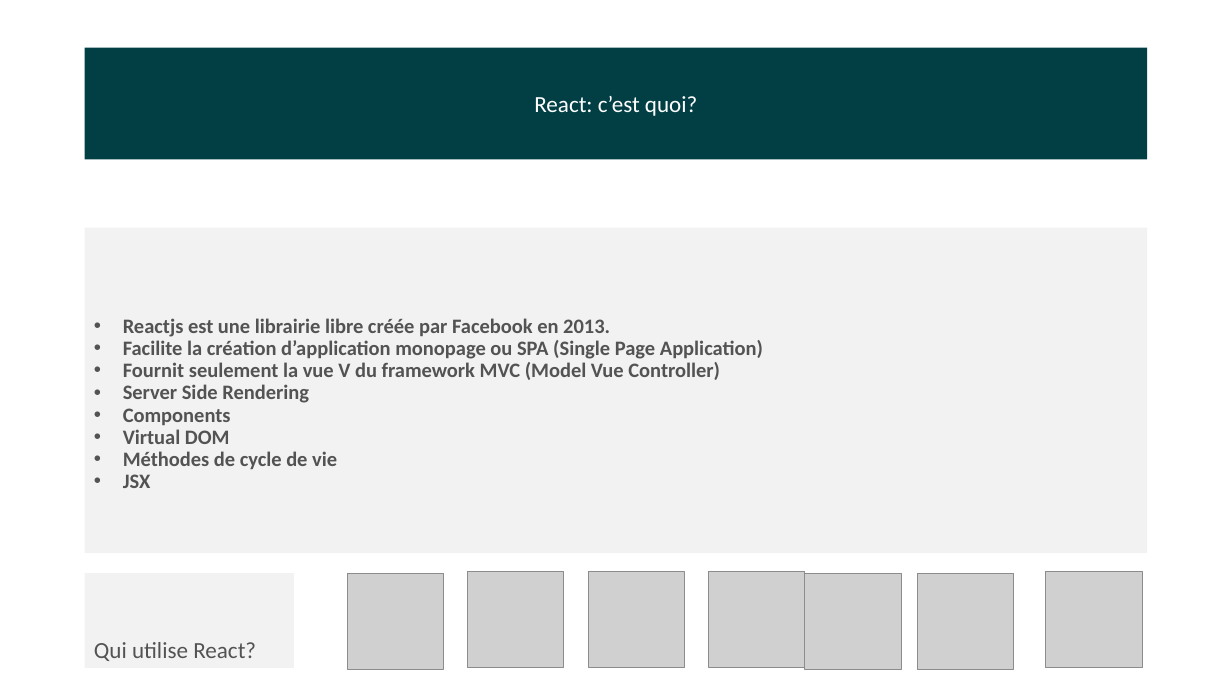
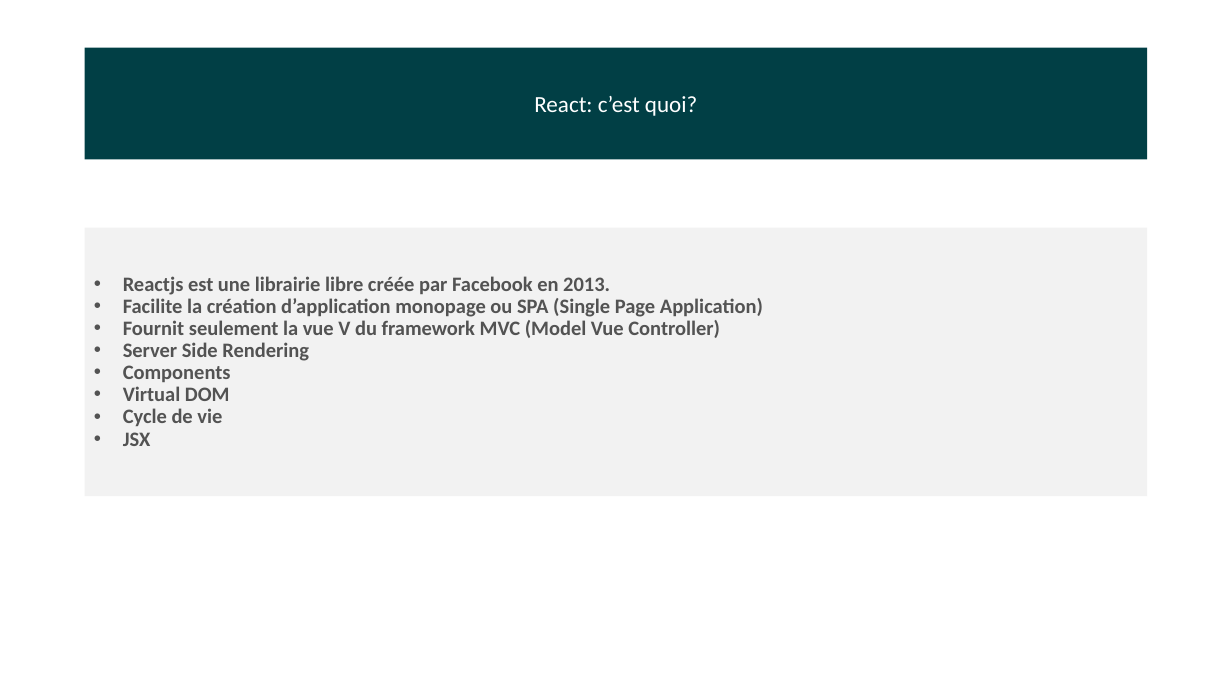
Before and after one commit to coumarane/react-typescript-starter, a slide deck: slide 3 of Initiation à Reactjs.pptx. Drawn at 1232x693 pixels with LibreOffice and Linux fonts; fonts in the diff are those of the drawing; grey boxes stand for pictures. Boxes give left, top, right and bottom in pixels: in the first picture for what was removed or moved away, otherwise in the second. Text is boxed around its words. In the diff, an @@ line names an element or a change of style, - is before the commit and + after.

```diff
--- a/Initiation à Reactjs.pptx
+++ b/Initiation à Reactjs.pptx
@@ rectangle "Reactjs est une librairie libre ...": place and size @@
-rectangle "Reactjs est une librairie libre ..." at [85,227,1148,553]
+rectangle "Reactjs est une librairie libre ..." at [85,227,1148,496]
@@ rectangle "Reactjs est une librairie libre ..." at [85,227,1148,496]: vertical alignment bottom to middle @@
@@ text in rectangle at [123,408,222,426]: text changed @@
-• Méthodes de cycle de vie
+• Cycle de vie
@@ rectangle removed at [85,573,294,667] @@
-Qui utilise React?
@@ picture removed at [348,573,444,669] @@
@@ picture removed at [468,572,564,668] @@
@@ picture removed at [589,572,685,668] @@
@@ picture removed at [709,572,805,668] @@
@@ picture removed at [805,573,901,669] @@
@@ picture removed at [918,573,1014,669] @@
@@ picture removed at [1046,572,1142,668] @@
```
Also in this commit, not shown: 2 other slides changed, 16 slides added, 1 slide removed.
